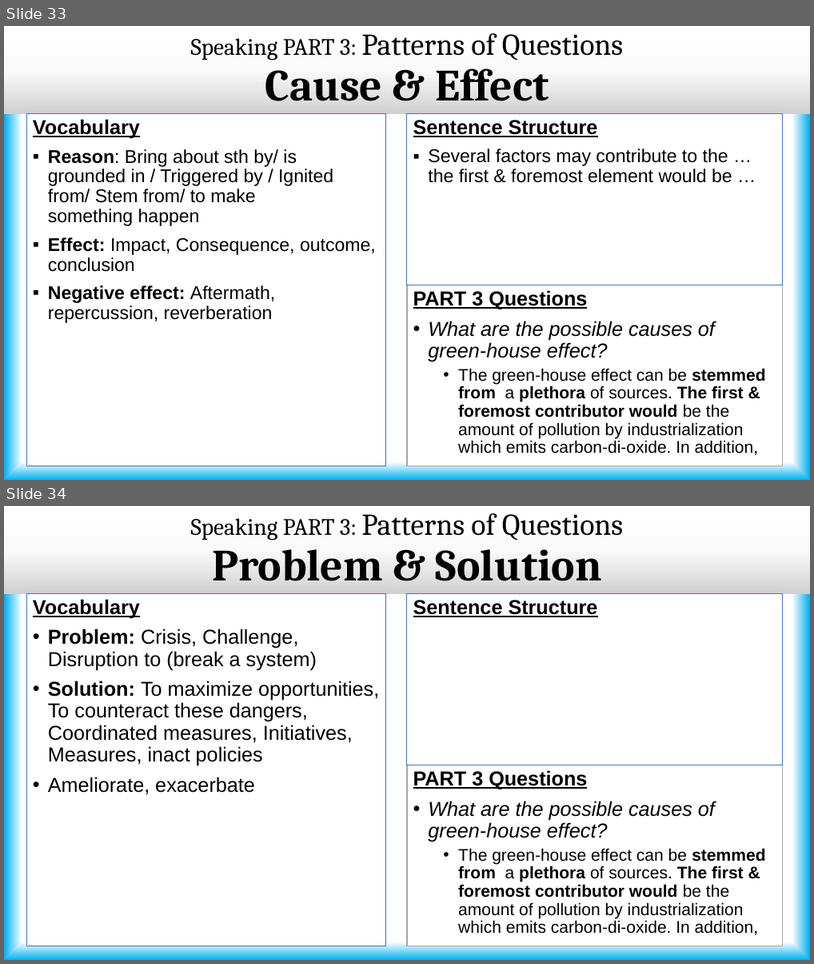
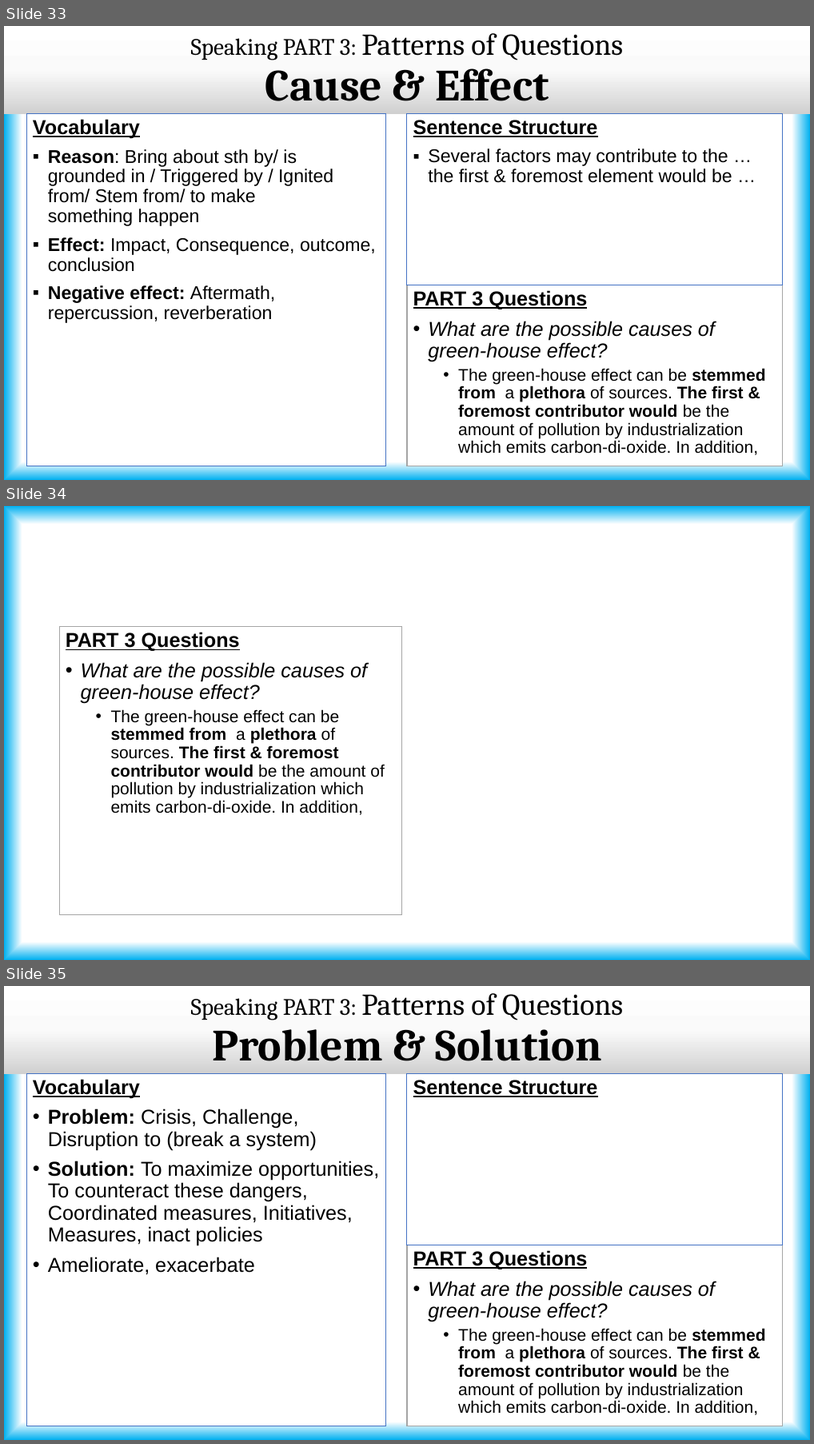
Before and after one commit to borsha06/IELTS-202, a slide deck: IELTS 202 Speaking/How did I get 8.0 in IELTS Speaking.pptx. Shown one above the other, each under a label of ours: slides 33 and 34 before the commit, slides 33, 34 and 35 after it. The pictures are 814x964 and 814x1444 pixels, drawn with LibreOffice and Linux fonts; fonts in the diff are those of the drawing. Boxes give left, top, right and bottom in pixels: in the first picture for what was removed or moved away, otherwise in the second. Text is boxed around its words. In the diff, an @@ line names an element or a change of style, - is before the commit and + after.

```diff
--- a/IELTS 202 Speaking/How did I get 8.0 in IELTS Speaking.pptx
+++ b/IELTS 202 Speaking/How did I get 8.0 in IELTS Speaking.pptx
@@ slide 34 added at [4,506,810,960], background gradient #FFFFFF to #00B0F0 @@
@@ text added at [60,627,402,915], fill #FFFFFF, outline #A5A5A5 1 pt, 20 pt, text #000000 @@
+PART 3 Questions
+• What are the possible causes of green-house effect?
+  • The green-house effect can be stemmed from a plethora of sources. The first & foremost contributor would be the amount of pollution by industrialization which emits carbon-di-oxide. In addition,
@@ what was slide 34 is now slide 35 @@
```
Also in this commit, not shown: 3 slides changed, 1 other slide added.
